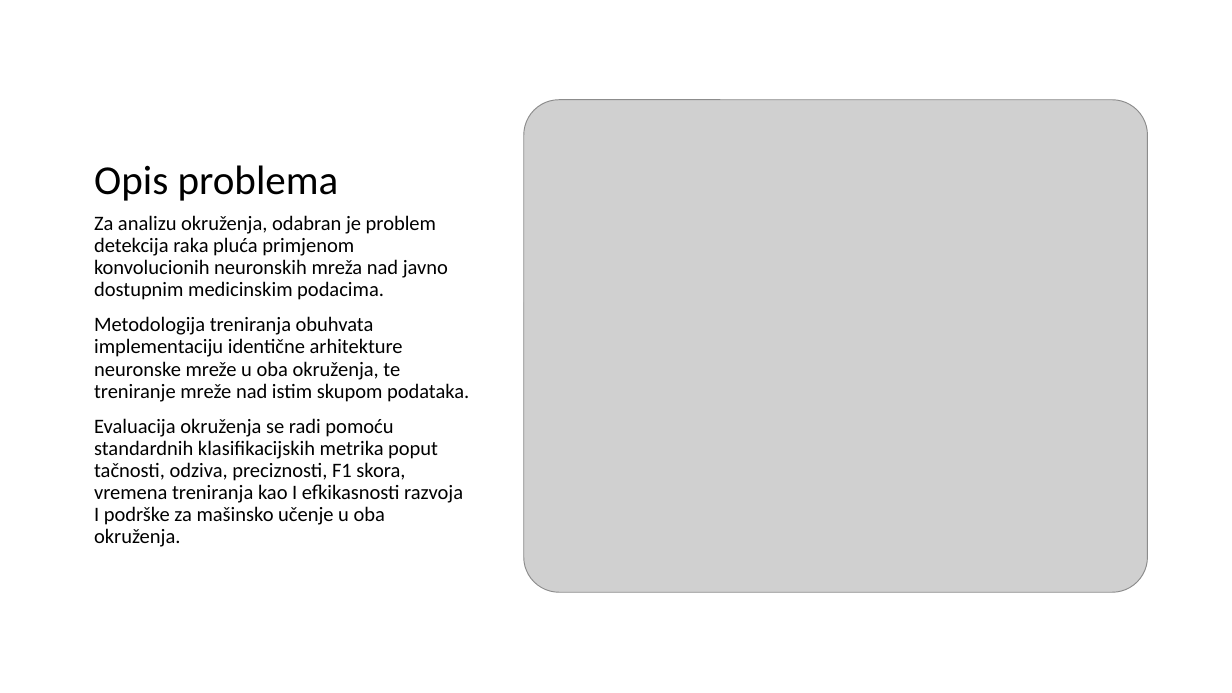
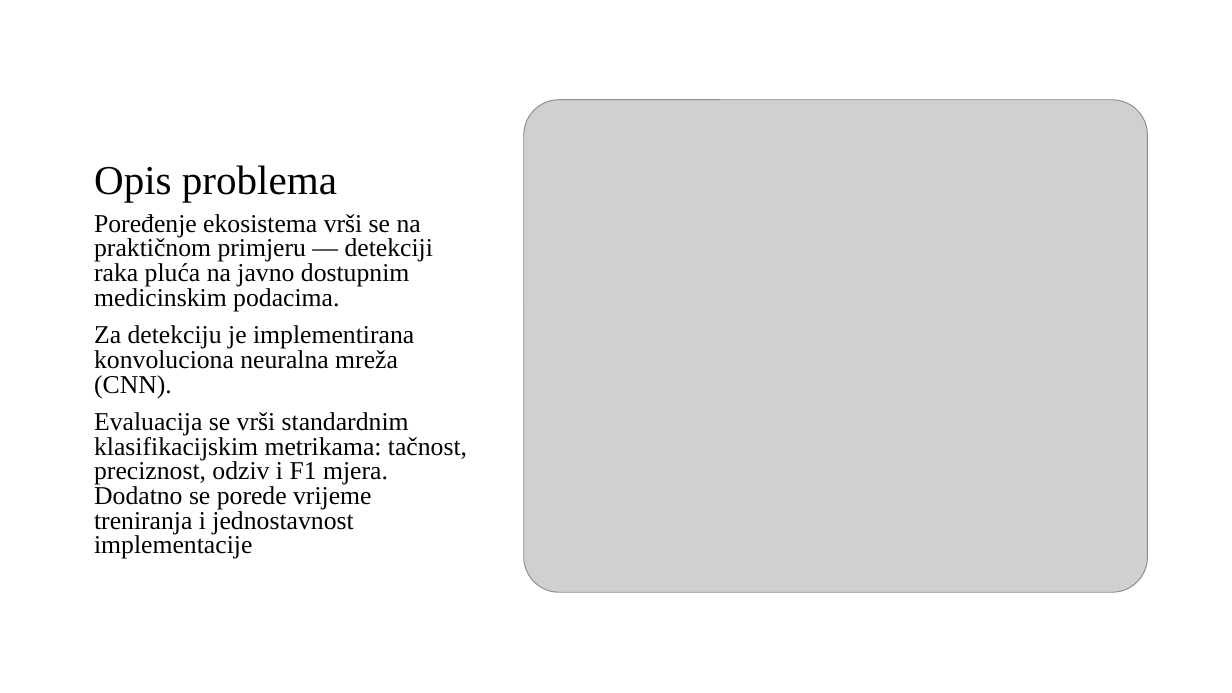
Before and after one commit to omarkurtovic/ml-dotnet-vs-python, a slide deck: slide 3 of Presentation/Komparativna analiza ML metodologija.pptx. Drawn at 1232x693 pixels with LibreOffice and Linux fonts; fonts in the diff are those of the drawing; grey boxes stand for pictures. Boxes give left, top, right and bottom in pixels: in the first picture for what was removed or moved away, otherwise in the second. Text is boxed around its words. In the diff, an @@ line names an element or a change of style, - is before the commit and + after.

```diff
--- a/Presentation/Komparativna analiza ML metodologija.pptx
+++ b/Presentation/Komparativna analiza ML metodologija.pptx
@@ title "Opis problema" at (94, 165, 337, 202): font Calibri to Times New Roman @@
@@ text at (94, 214, 467, 559): text changed; size 16 to 20 pt; font Calibri to Times New Roman @@
-Za analizu okruženja, odabran je problem detekcija raka pluća primjenom konvolucionih neuronskih mreža nad javno dostupnim medicinskim podacima.
-Metodologija treniranja obuhvata implementaciju identične arhitekture neuronske mreže u oba okruženja, te treniranje mreže nad istim skupom podataka.
-Evaluacija okruženja se radi pomoću standardnih klasifikacijskih metrika poput tačnosti, odziva, preciznosti, F1 skora, vremena treniranja kao I efkikasnosti razvoja I podrške za mašinsko učenje u oba okruženja.
+Poređenje ekosistema vrši se na praktičnom primjeru — detekciji raka pluća na javno dostupnim medicinskim podacima.
+Za detekciju je implementirana konvoluciona neuralna mreža (CNN).
+Evaluacija se vrši standardnim klasifikacijskim metrikama: tačnost, preciznost, odziv i F1 mjera. Dodatno se porede vrijeme treniranja i jednostavnost implementacije
```
Also in this commit, not shown: 3 other slides changed, 2 slides added, 3 slides removed.
